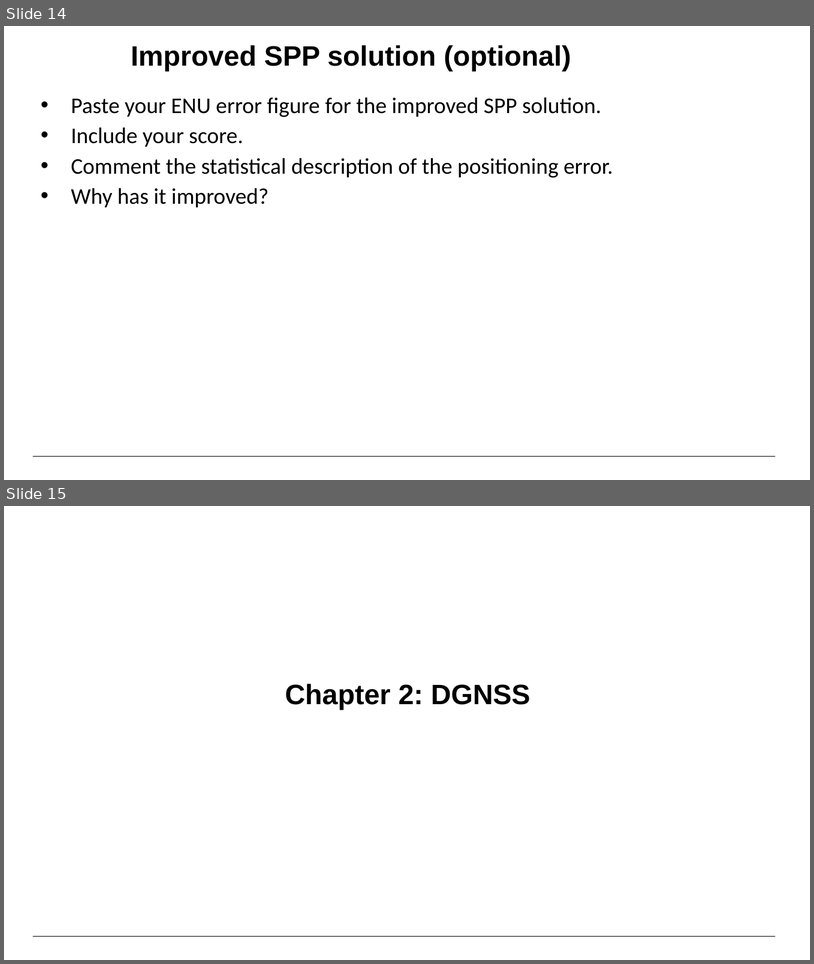
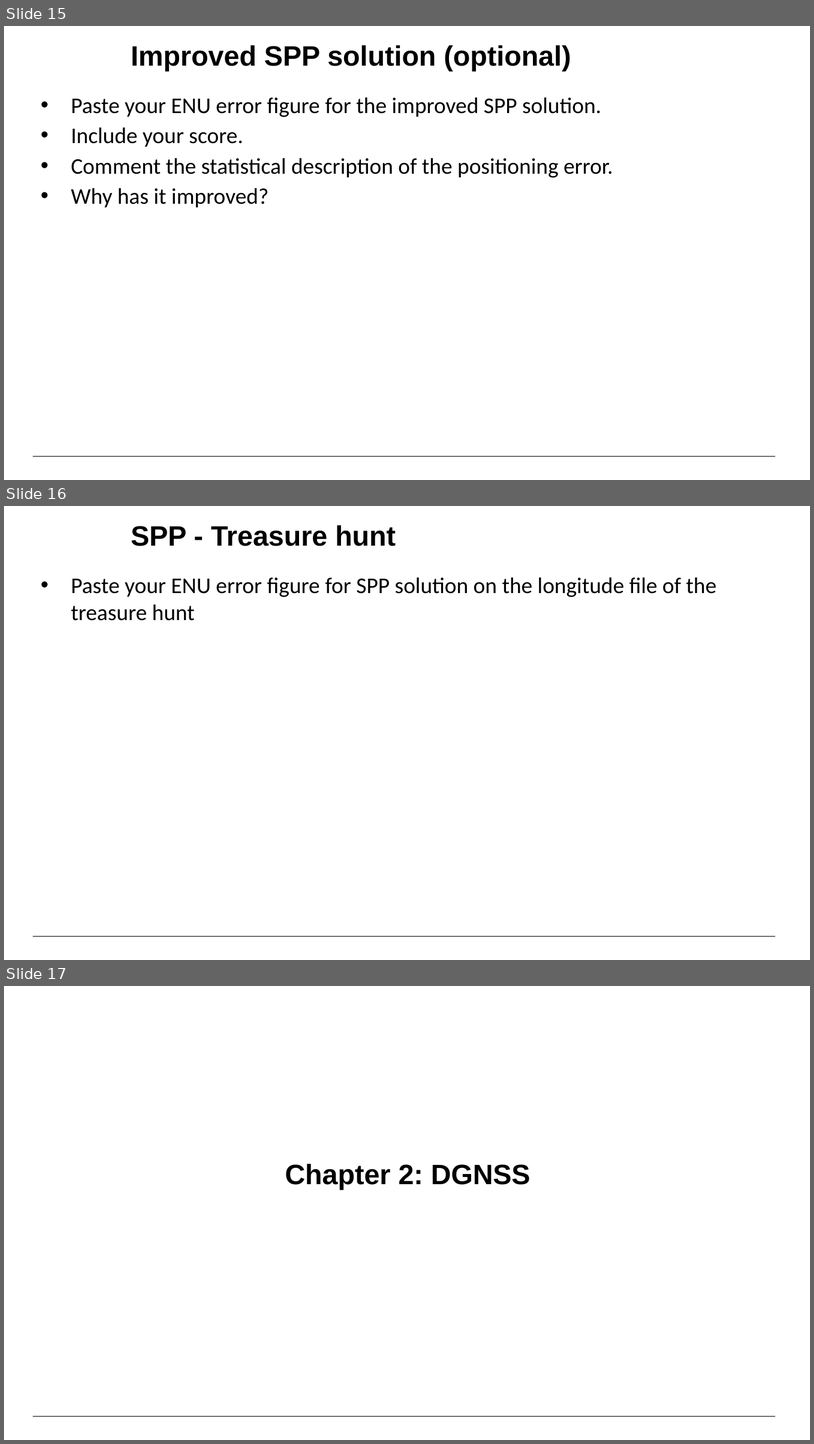
Before and after one commit to plutonheaven/prx-practical-lab, a slide deck: instructions/GNSS positioning algo - answers.pptx. Shown one above the other, each under a label of ours: slides 14 and 15 before the commit, slides 15, 16 and 17 after it. The pictures are 814x964 and 814x1444 pixels, drawn with LibreOffice and Linux fonts; fonts in the diff are those of the drawing; background and template pictures are left out. Boxes give left, top, right and bottom in pixels: in the first picture for what was removed or moved away, otherwise in the second. Text is boxed around its words. In the diff, an @@ line names an element or a change of style, - is before the commit and + after.

Commit message:
Update instructions with treasure hunt (#24)

```diff
--- a/instructions/GNSS positioning algo - answers.pptx
+++ b/instructions/GNSS positioning algo - answers.pptx
@@ slide 16 added at (4,506,810,960), background #FFFFFF; not listed: 1 template element that a slide beside it also shows @@
@@ title added at (131,525,396,546), 25 pt, text #000000, bold @@
+SPP - Treasure hunt
@@ text added at (71,577,717,621), 20 pt, text #000000 @@
+• Paste your ENU error figure for SPP solution on the longitude file of the treasure hunt
@@ what was slide 14 is now slide 15 @@
@@ what was slide 15 is now slide 17 @@
```
Also in this commit, not shown: 1 slide changed, 4 other slides added, 3 other files.
